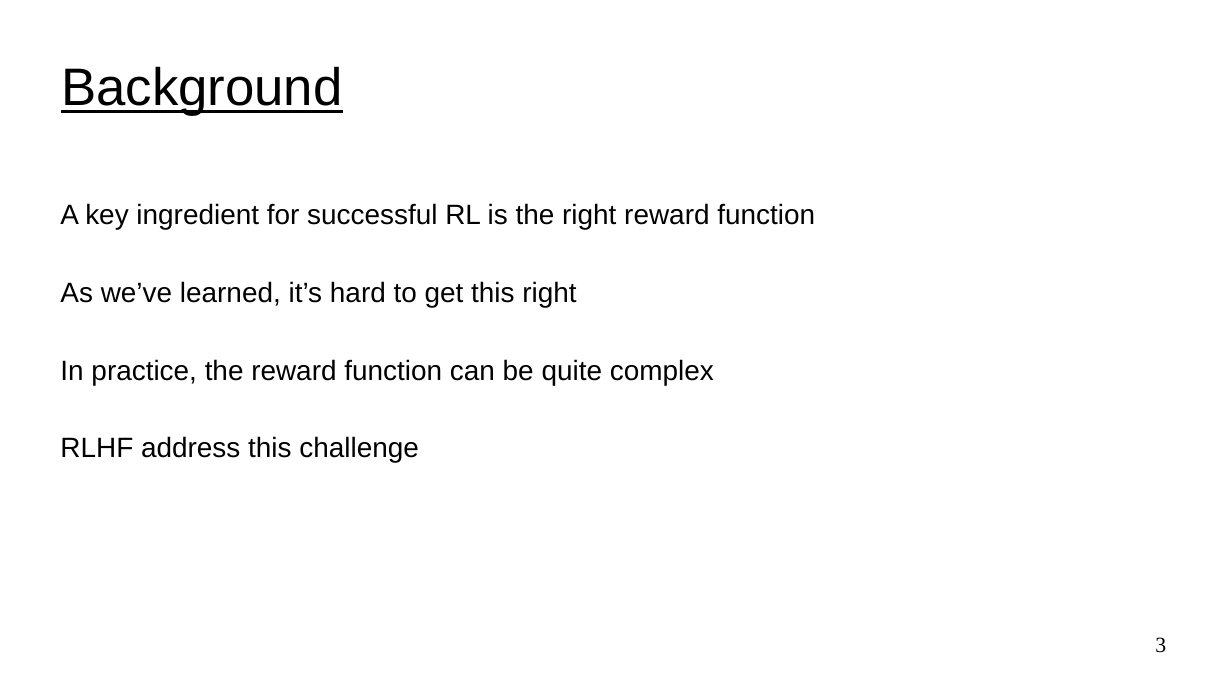
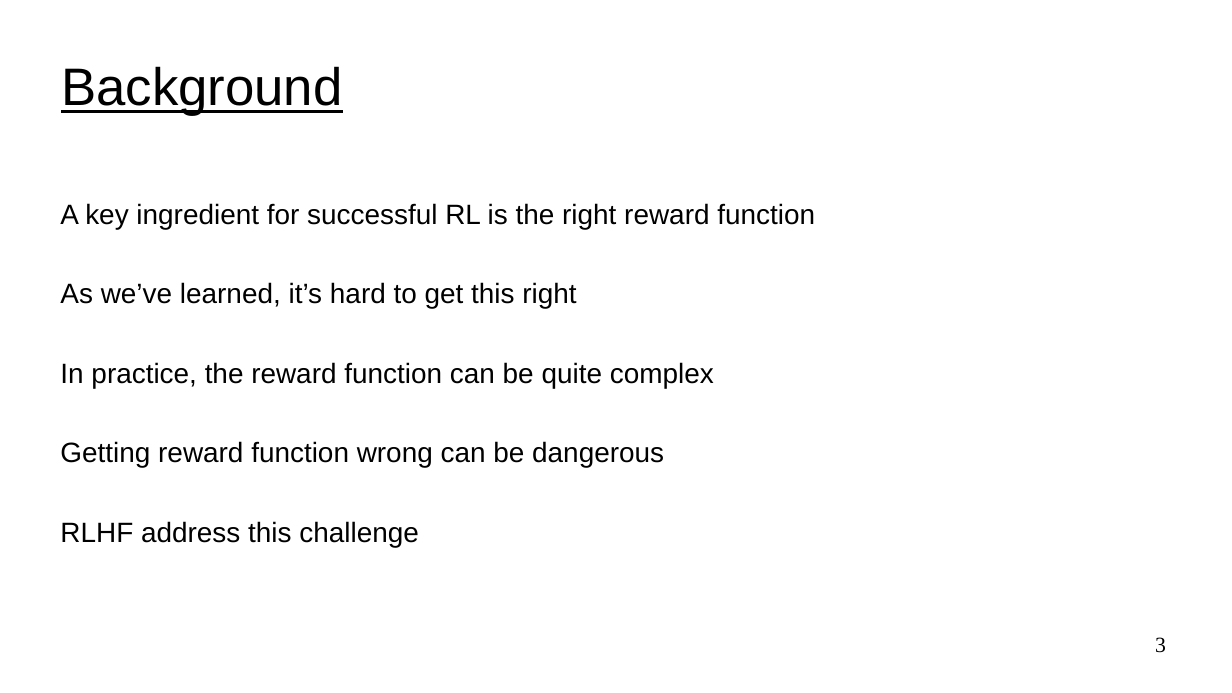
Before and after one commit to UVADS/reinforcement_learning, a slide deck: slide 3 of 11_rl_human_feedback/rlhf.ppt. Drawn at 1232x693 pixels with LibreOffice and Linux fonts; fonts in the diff are those of the drawing. Boxes give left, top, right and bottom in pixels: in the first picture for what was removed or moved away, otherwise in the second. Text is boxed around its words. In the diff, an @@ line names an element or a change of style, - is before the commit and + after.

```diff
--- a/11_rl_human_feedback/rlhf.ppt
+++ b/11_rl_human_feedback/rlhf.ppt
@@ text at <box>60,441,664,467</box>: paragraph added @@
+Getting reward function wrong can be dangerous
```
Also in this commit, not shown: 10 other slides changed, 3 slides added, 1 slide removed, 1 other file.
